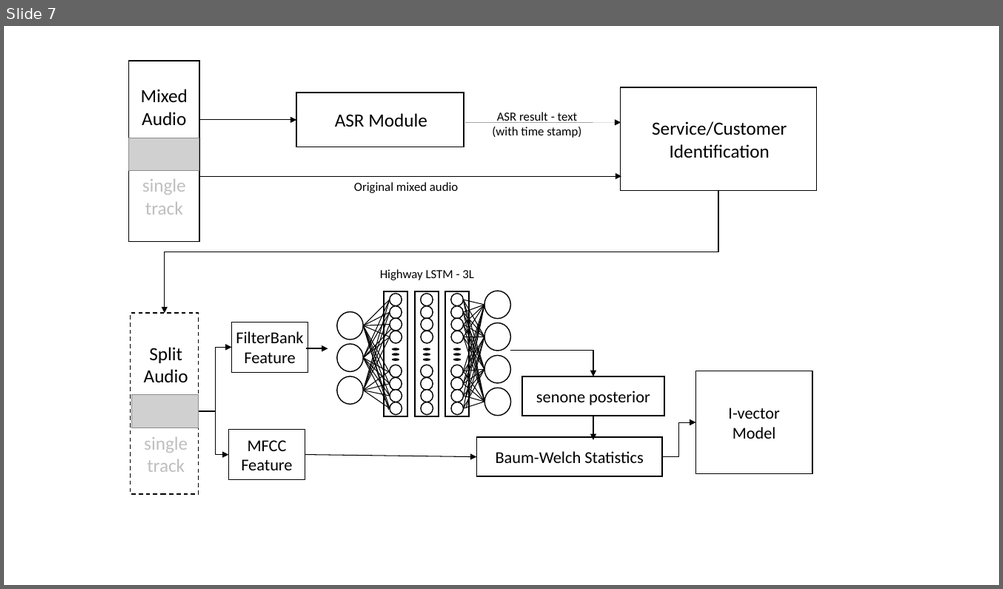
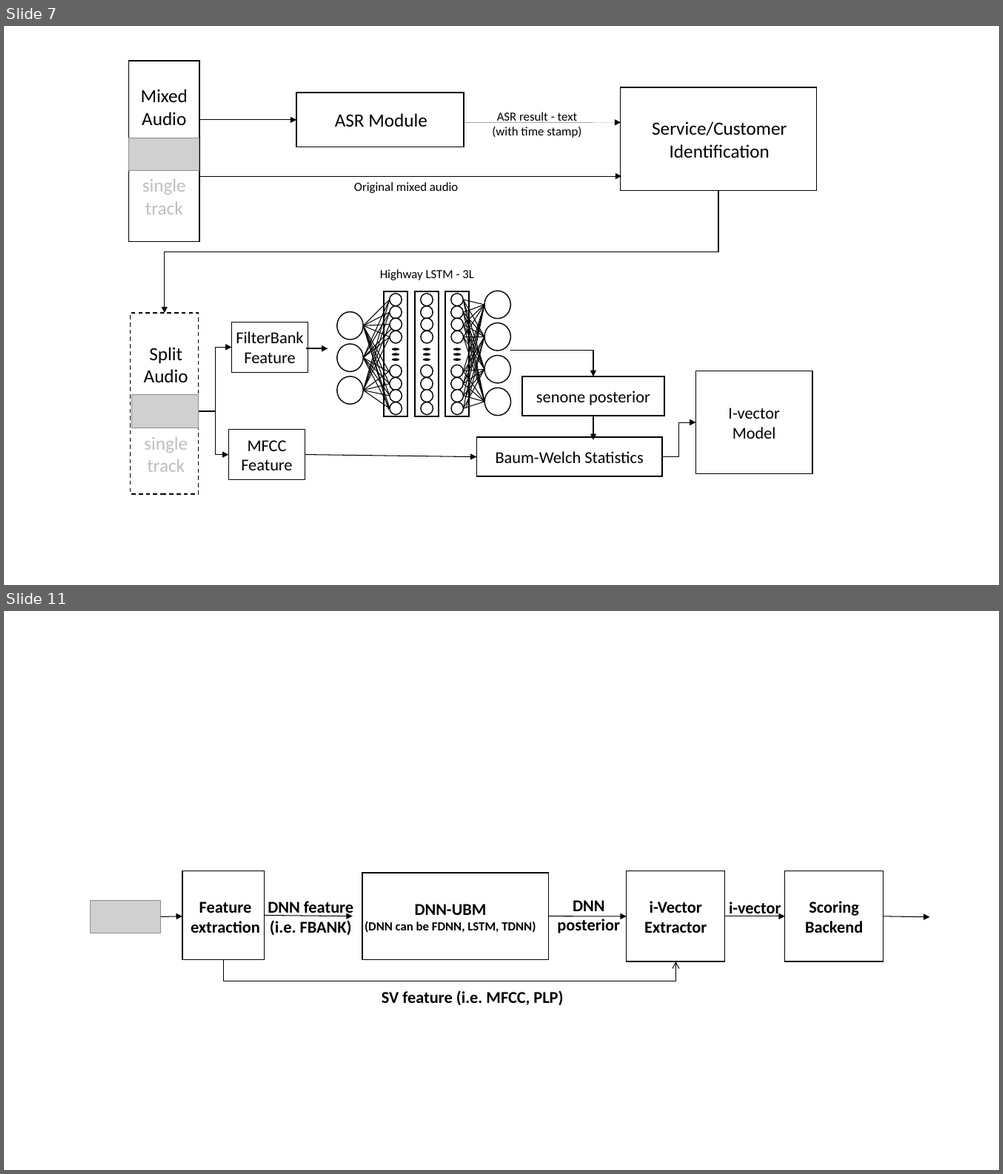
Before and after one commit to caiyuanzhe/ICPR2018, a slide deck: figures/png/paper_aux_ppt.pptx. Shown one above the other, each under a label of ours: slide 7 before the commit, slides 7 and 11 after it; the slides between them are not shown. The pictures are 1003x589 and 1003x1174 pixels, drawn with LibreOffice and Linux fonts; fonts in the diff are those of the drawing; grey boxes stand for pictures. Boxes give left, top, right and bottom in pixels: in the first picture for what was removed or moved away, otherwise in the second. Text is boxed around its words. In the diff, an @@ line names an element or a change of style, - is before the commit and + after.

```diff
--- a/figures/png/paper_aux_ppt.pptx
+++ b/figures/png/paper_aux_ppt.pptx
@@ slide 11 added at [4,611,999,1170], background #FFFFFF @@
@@ group added at [90,871,930,1005]: 8 texts, 5 arrows, 4 rectangles, 1 picture, 1 elbow arrow @@
+DNN-UBM
+(DNN can be FDNN, LSTM, TDNN)
+DNN feature
+(i.e. FBANK)
+DNN posterior
+Feature extraction
+i-Vector
+Extractor
+Scoring
+Backend
+i-vector
+SV feature (i.e. MFCC, PLP)
```
Also in this commit, not shown: 1 slide changed, 3 other slides added, 21 other files.
